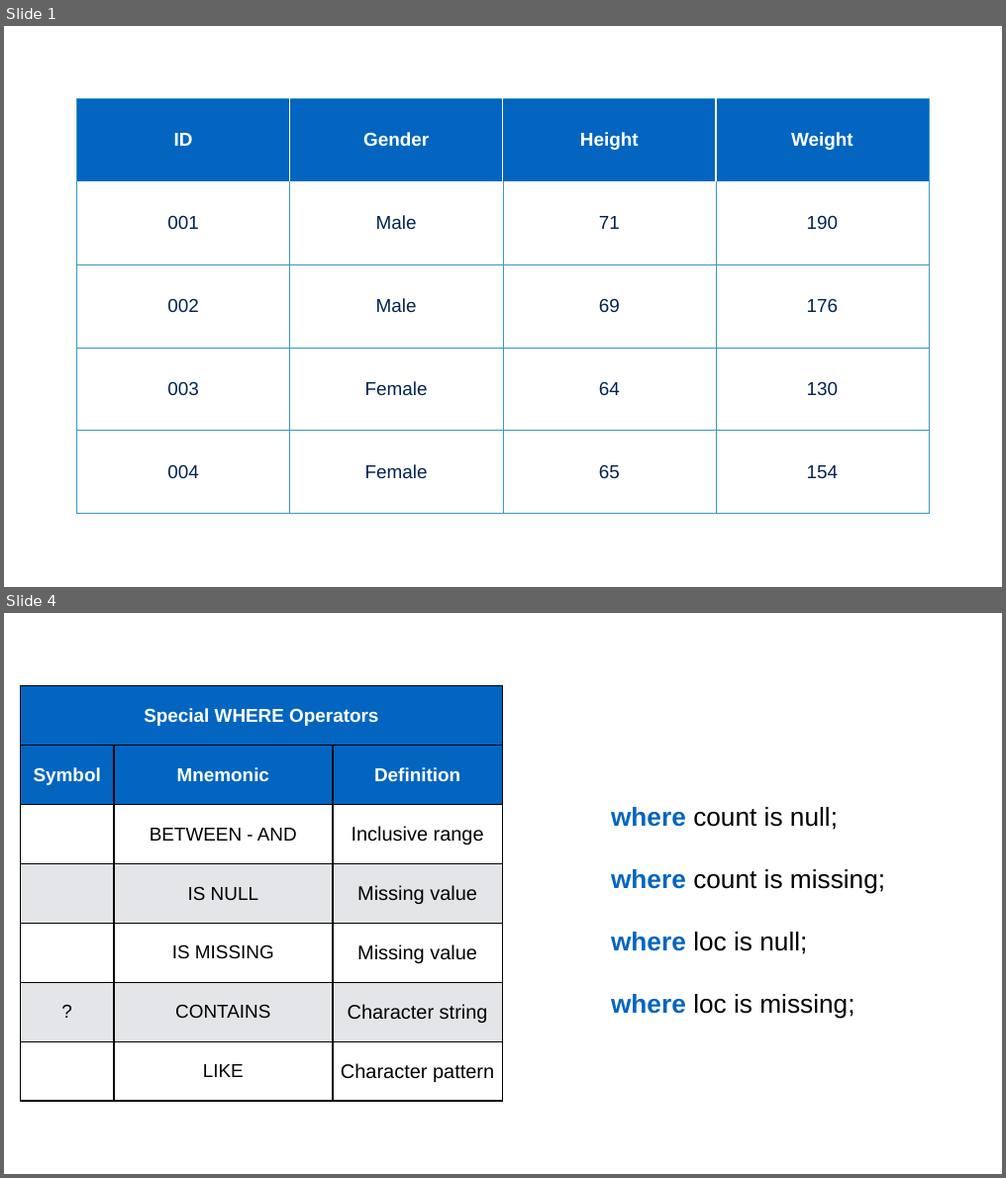
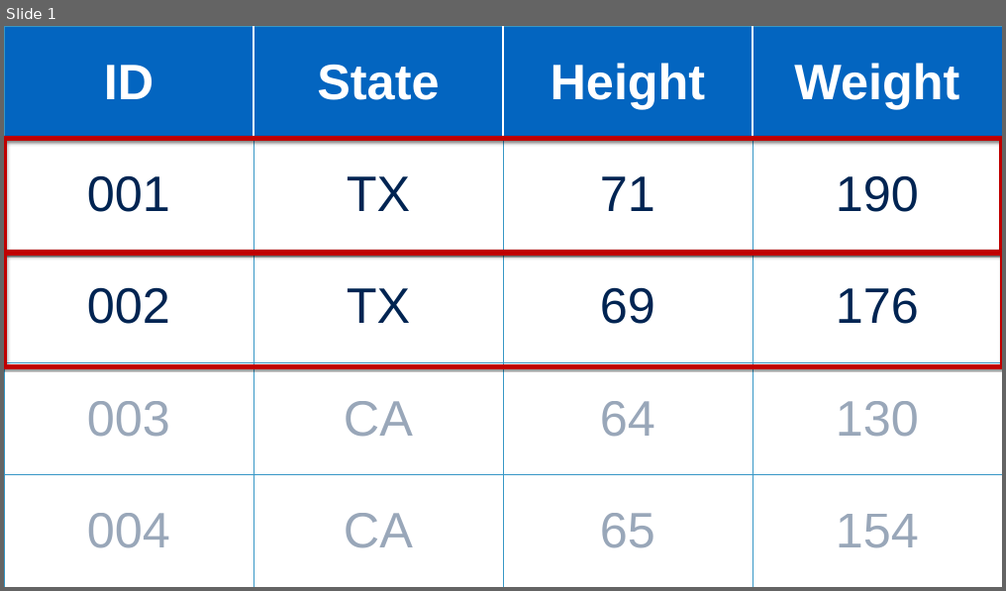
Before and after one commit to brad-cannell/r4epi, a slide deck: img/05_part_data_management/subsetting.pptx. Shown one above the other, each under a label of ours: slides 1 and 4 before the commit, slide 1 after it; the slides between them are not shown. The pictures are 1006x1178 and 1006x591 pixels, drawn with LibreOffice and Linux fonts; fonts in the diff are those of the drawing. Boxes give left, top, right and bottom in pixels: in the first picture for what was removed or moved away, otherwise in the second. Text is boxed around its words. In the diff, an @@ line names an element or a change of style, - is before the commit and + after.

Commit message:
Working on data management part
- First draft of introduction to data management
- Fist draft of creating and modifying columns
-First draft of subsetting data frames

```diff
--- a/img/05_part_data_management/subsetting.pptx
+++ b/img/05_part_data_management/subsetting.pptx
@@ slide 4 removed at bbox=[4, 613, 1002, 1174], background #FFFFFF @@
@@ table removed at bbox=[21, 686, 502, 1102], 7 rows, 3 columns @@
-Special WHERE Operators |  | 
-Symbol | Mnemonic | Definition
- | BETWEEN - AND | Inclusive range
- | IS NULL | Missing value
- | IS MISSING | Missing value
-? | CONTAINS | Character string
- | LIKE | Character pattern
@@ text removed at bbox=[611, 807, 885, 1019] @@
-where count is null;
-where count is missing;
-where loc is null;
-where loc is missing;
@@ slide 1 changed as well @@
@@ table at bbox=[4, 26, 1002, 587] @@
-row 1, column 2: Gender
+row 1, column 2: State
-row 2, column 2: Male
+row 2, column 2: TX
-row 3, column 2: Male
+row 3, column 2: TX
-row 4, column 2: Female
+row 4, column 2: CA
-row 5, column 2: Female
+row 5, column 2: CA
@@ size 36 to 96 pt in "ID", "Height", "Weight", "001" and 11 more places @@
@@ text colour #002452 to #002452 at 40% opacity in "003", "64", "130", "004" and 2 more places @@
@@ table: place and size @@
-table at bbox=[76, 98, 929, 513]
+table at bbox=[4, 26, 1002, 587]
@@ rectangle added at bbox=[4, 138, 1002, 253], outline #C00000 10 pt @@
@@ rectangle added at bbox=[4, 253, 1002, 367], outline #C00000 10 pt @@
```
Also in this commit, not shown: 1 slide added, 16 other slides removed, 47 other files.
